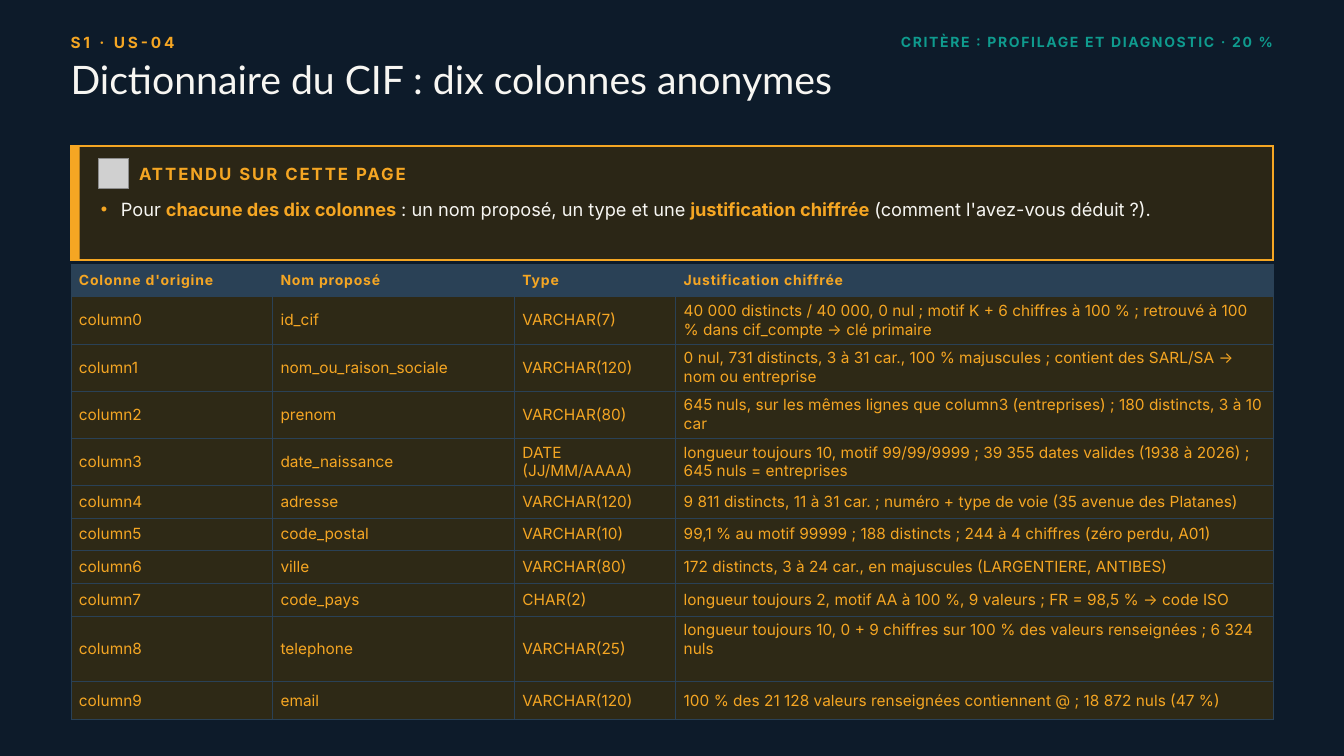
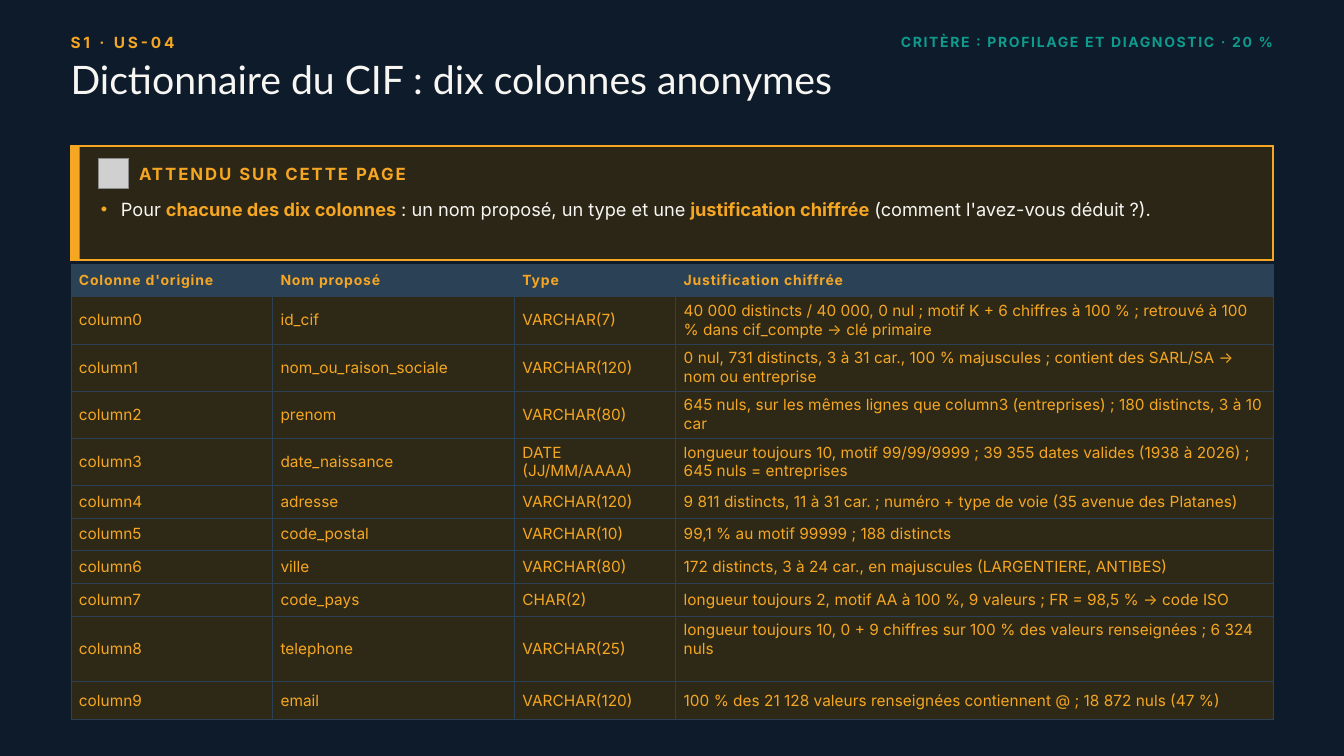
Before and after one commit to Samii05/td-qualite-g01, a slide deck: slide 11 of livrables/Livrable_Groupe_TD_AssurConnect.pptx. Drawn at 1344x756 pixels with LibreOffice and Linux fonts; fonts in the diff are those of the drawing; grey boxes stand for pictures; background and template pictures are left out. Boxes give left, top, right and bottom in pixels: in the first picture for what was removed or moved away, otherwise in the second. Text is boxed around its words. In the diff, an @@ line names an element or a change of style, - is before the commit and + after.

```diff
--- a/livrables/Livrable_Groupe_TD_AssurConnect.pptx
+++ b/livrables/Livrable_Groupe_TD_AssurConnect.pptx
@@ table at [71,264,1273,714] @@
-row 7, column 4: 99,1 % au motif 99999 ; 188 distincts ; 244 à 4 chiffres (zéro perdu, A01)
+row 7, column 4: 99,1 % au motif 99999 ; 188 distincts
```
Also in this commit, not shown: 9 other files.
